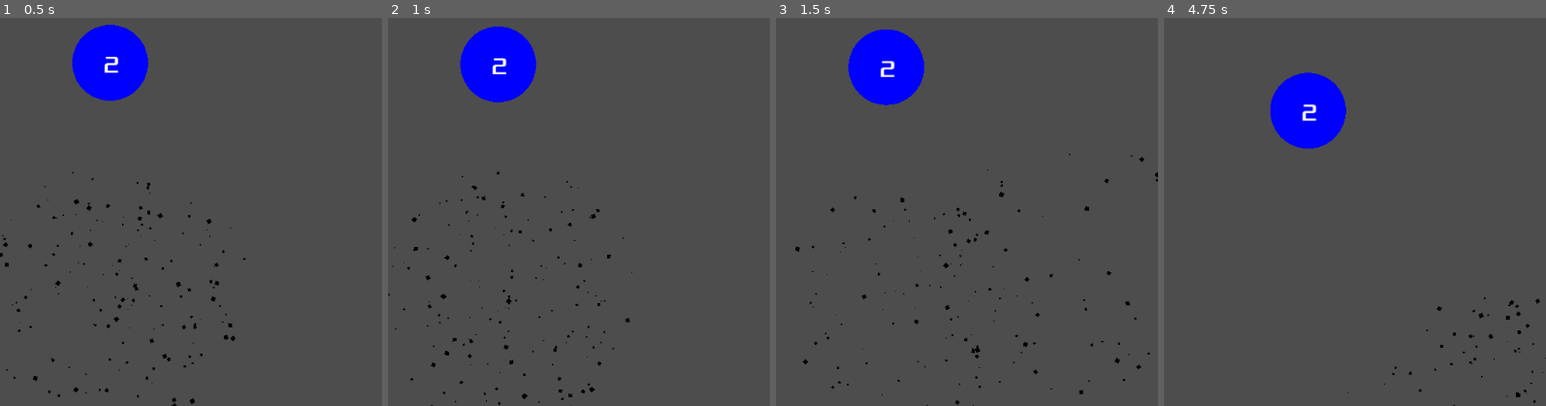
Above: before the commit, frames 1-4 (left to right).
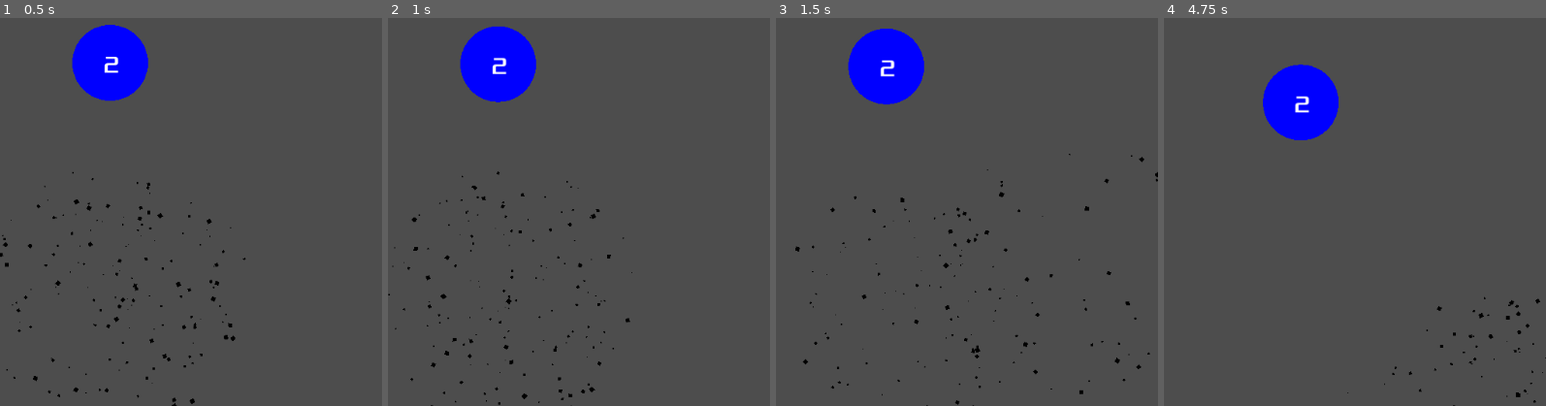
Above: after the commit, the same moments.

Repository: nuts4nuts4nuts/flappyversary
Game: Godot game, scene res://scenes/main.tscn
Two runs of this game, one before a commit and one after it. Both use one fixed random seed, a clock stepped at 60 frames per second and the inputs below.
Inputs (mouse positions are % of the whole screen's width and height, from its top left):
- Up to frame 1 (0.5 s): no input
- Up to frame 2 (1 s): click "Start" at 0.5 s
- Up to frame 3 (1.5 s): tap Enter at 1.25 s; move the mouse to (73, 45) at 1.27 s; press the mouse at (73, 45) at 1.28 s
- Up to frame 4 (4.75 s): move the mouse to (30, 55) at 2.02 s; release the mouse at (30, 55) at 2.03 s; click (30, 55) at 2.1 s; move the mouse to (61, 28) at 2.77 s; press the mouse at (61, 28) at 2.78 s; move the mouse to (46, 70) at 3.52 s; release the mouse at (46, 70) at 3.53 s; click (46, 70) at 3.6 s; move the mouse to (81, 65) at 4.27 s; press the mouse at (81, 65) at 4.28 s
The pictures show only the part of the screen within x 35-85%, y 14-64%; the shares and areas given below are measured in that part.

Frame 1 is identical in both runs. In frame 2, less than 0.1% of the frame differs, in the area x 18-39%, y 2-22%; in frame 3, 0.2%; in frame 4, 1.4%, in the area x 25-48%, y 12-34%.

Commit message:
Added concept of targetball mass damage

Diff:
--- a/scenes/target-ball.tscn
+++ b/scenes/target-ball.tscn
@@ -17,7 +17,7 @@
 script = ExtResource("1_7247g")
 color_normal = Color(0, 0, 1, 1)
 color_cash = Color(0, 1, 0, 1)
-base_well_force = 300
+base_well_force = 50
 metadata/_edit_horizontal_guides_ = []
 
 [node name="Collider" type="CollisionShape2D" parent="."]
--- a/scripts/ball.gd
+++ b/scripts/ball.gd
@@ -6,15 +6,18 @@
 @export var gravity_well: Node2D
 @export var color: Color
 @export var death_time: float = 5
+@export var targetball_mass_damage: float = 0.5
 
 var is_target = false
 var merge_boost = 0.2
 var ball_value = 1
 var base_force = 200
 var current_death_time = 0.0
+var targetball
 
 func _ready():
 	apply_central_impulse(initial_impulse)
+	targetball = get_parent().get_node("target_ball")
 
 
 # Called every frame. 'delta' is the elapsed time since the previous frame.
@@ -23,6 +26,11 @@
 	if check_out_of_bounds():
 		current_death_time += delta
 		if current_death_time > death_time:
+			if((targetball.mass - targetball_mass_damage) <= targetball.minimum_mass):
+				targetball.mass = targetball.minimum_mass
+			else:
+				targetball.mass -= targetball_mass_damage
+			print("targetball mass: " + str(targetball.mass))
 			queue_free()
 	elif current_death_time > 0:
 		current_death_time = max(0, current_death_time - delta)
--- a/scripts/target-ball.gd
+++ b/scripts/target-ball.gd
@@ -11,11 +11,12 @@
 @export var base_ball_value: int = 2
 @export var base_cashing_bonus: int = 1
 @export var start_pos: Vector2 = Vector2(500, 200)
+@export var base_well_force = 300
+@export var minimum_mass = 0.5
 
 var color: Color
 var merge_boost = 0.2
 var ball_value = base_ball_value
-@export var base_well_force = 50
 var is_target = true
 var target_progress = 1
 var cashing_in = false
@@ -138,7 +139,7 @@
 		var distance = me_to_well.length_squared()
 		var direction = me_to_well.normalized()
 
-		var force = base_well_force * direction
+		var force = base_well_force * mass * direction
 		var falloff = 1 / max(1, (distance / 10000))
 		apply_central_force(force * falloff)
 
